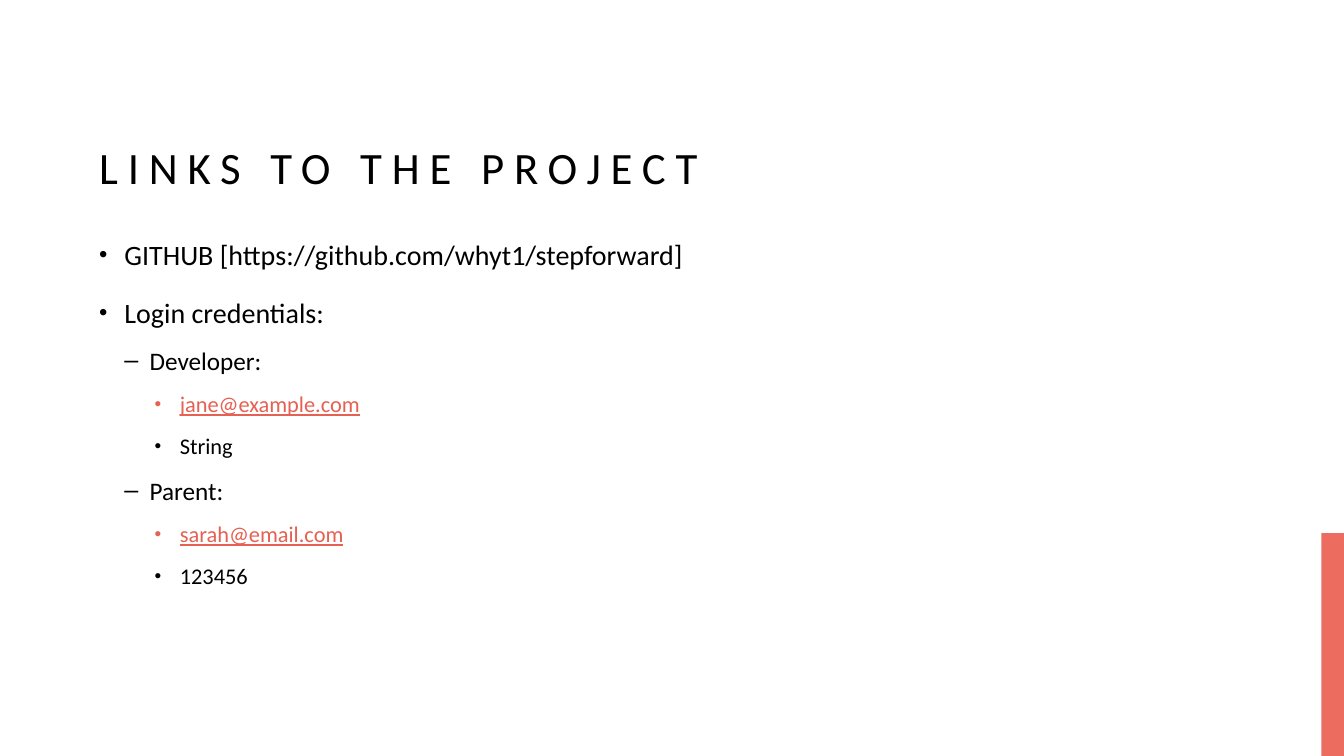
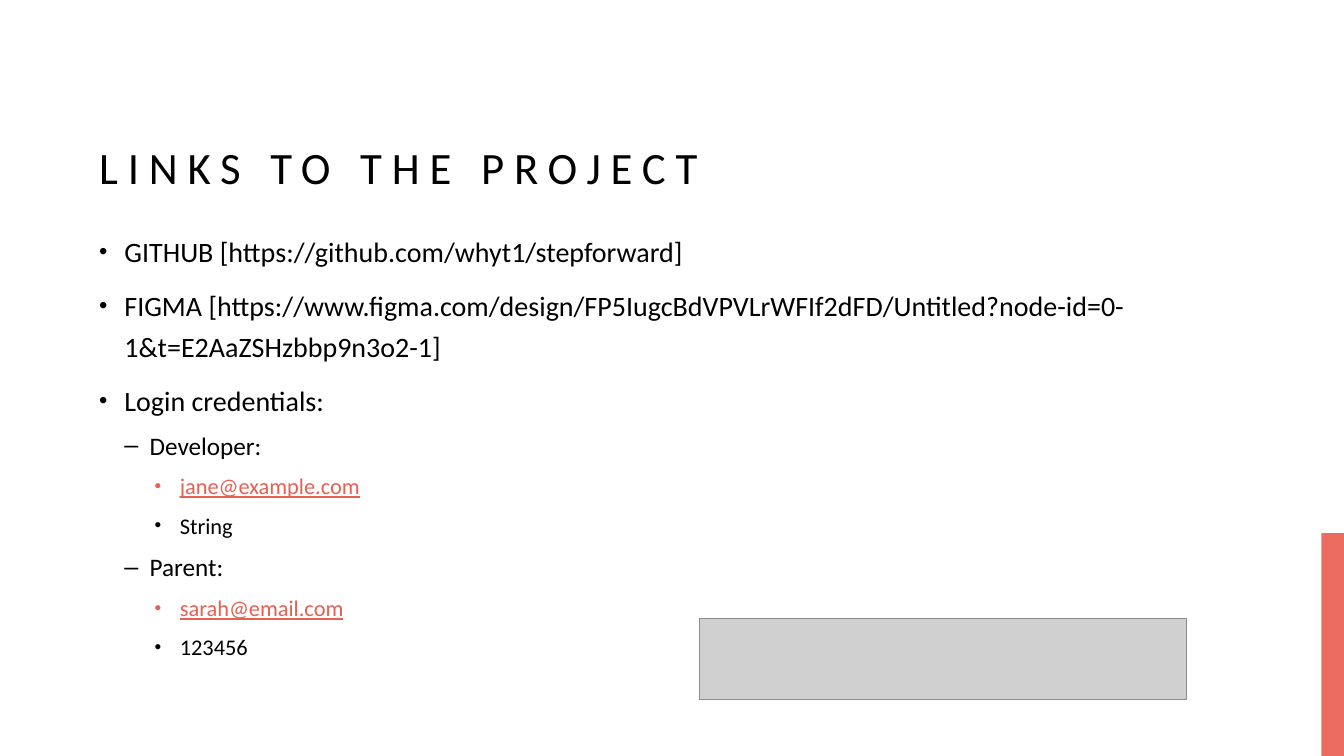
Before and after one commit to whyt1/stepforward, a slide deck: slide 3 of Step Forward.pptx. Drawn at 1344x756 pixels with LibreOffice and Linux fonts; fonts in the diff are those of the drawing; grey boxes stand for pictures; background and template pictures are left out. Boxes give left, top, right and bottom in pixels: in the first picture for what was removed or moved away, otherwise in the second. Text is boxed around its words. In the diff, an @@ line names an element or a change of style, - is before the commit and + after.

```diff
--- a/Step Forward.pptx
+++ b/Step Forward.pptx
@@ text at (124,241,683,655): line spacing 1.3 to 1.2 @@
@@ text at (124,295,1124,362): paragraph added @@
+• FIGMA [https://www.figma.com/design/FP5IugcBdVPVLrWFIf2dFD/Untitled?node-id=0-1&t=E2AaZSHzbbp9n3o2-1]
@@ picture added at (700,618,1188,700) @@
```
Also in this commit, not shown: 1 other slide changed, 2 other files.
